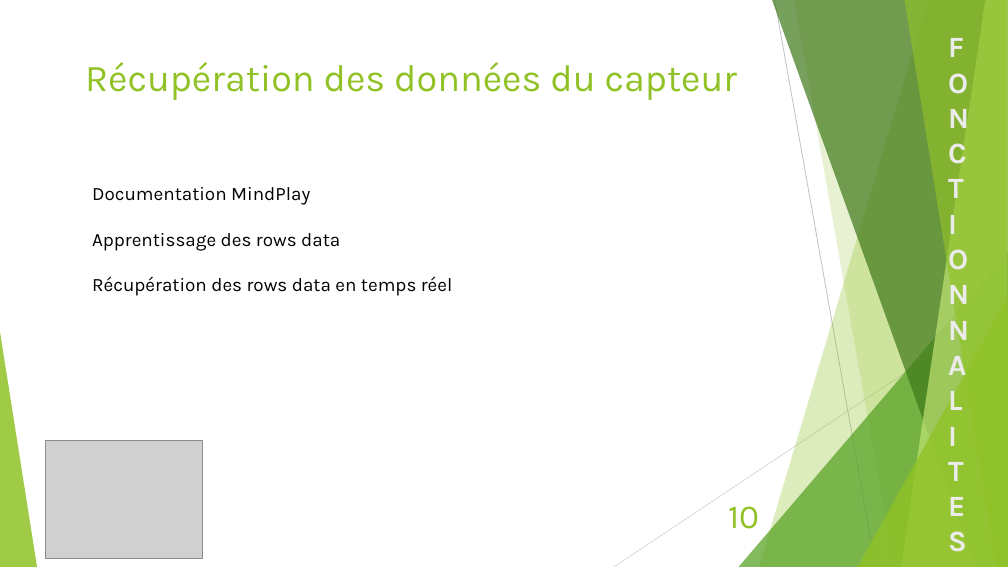
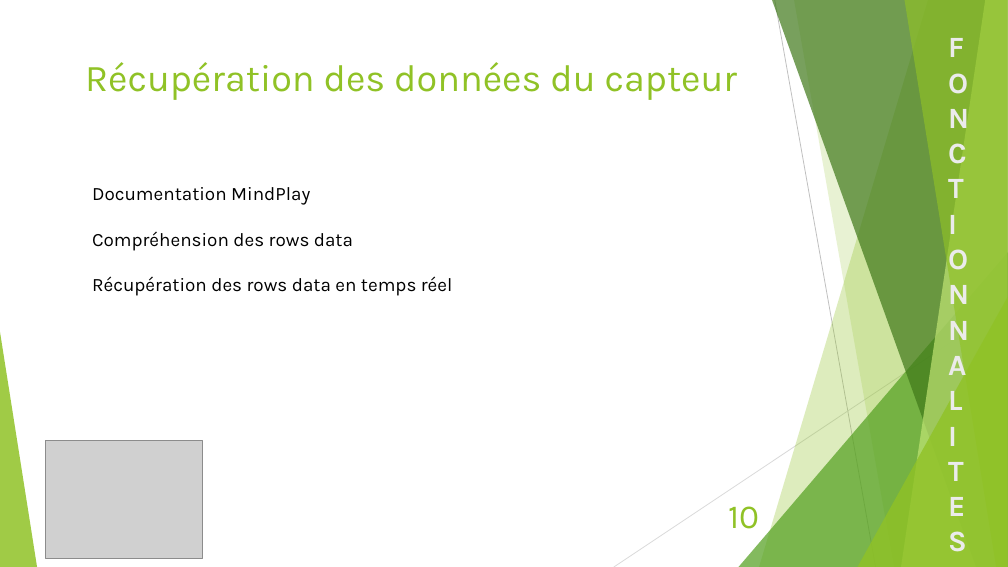
Before and after one commit to DOMEYD/Brainwave, a slide deck: slide 10 of RapportProjet/Projet Brainwaves.pptx. Drawn at 1008x567 pixels with LibreOffice and Linux fonts; fonts in the diff are those of the drawing; grey boxes stand for pictures. Boxes give left, top, right and bottom in pixels: in the first picture for what was removed or moved away, otherwise in the second. Text is boxed around its words. In the diff, an @@ line names an element or a change of style, - is before the commit and + after.

```diff
--- a/RapportProjet/Projet Brainwaves.pptx
+++ b/RapportProjet/Projet Brainwaves.pptx
@@ text at <box>92,232,353,251</box>: text changed @@
-Apprentissage des rows data
+Compréhension des rows data
```
Also in this commit, not shown: 13 other slides changed.
